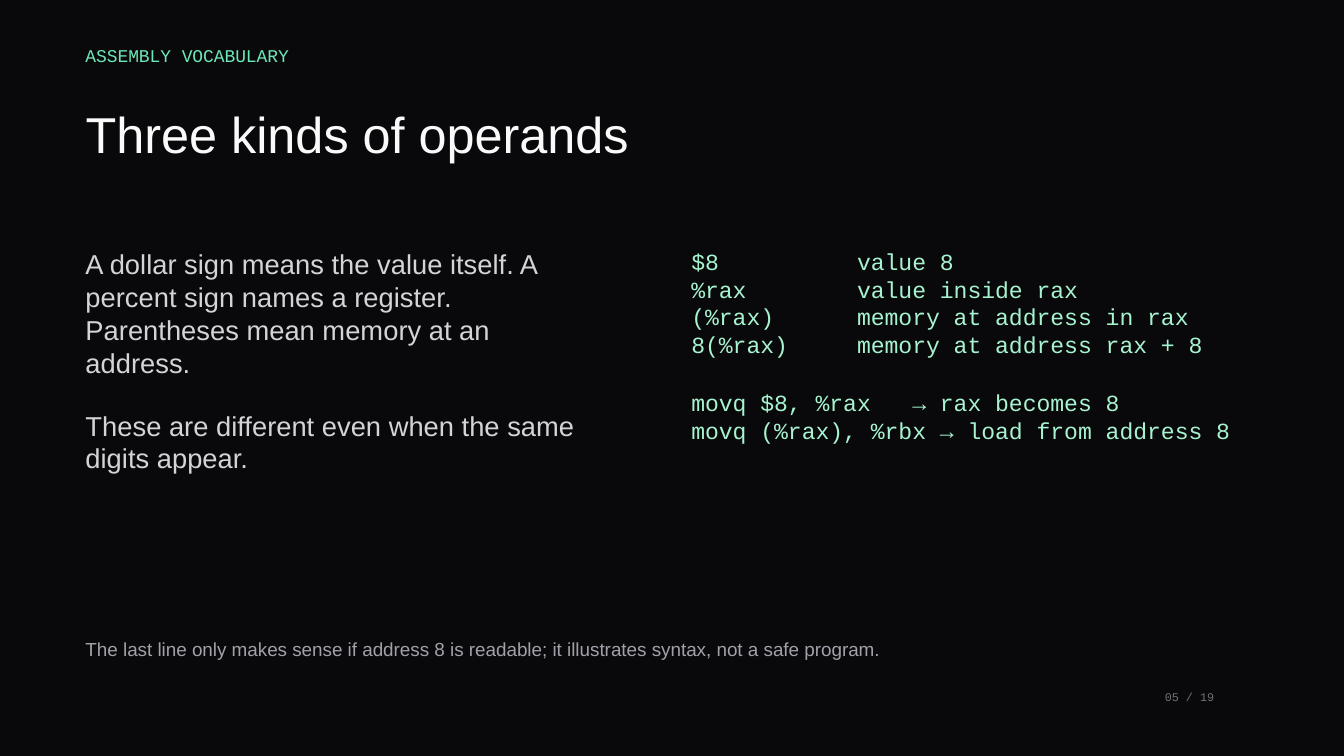
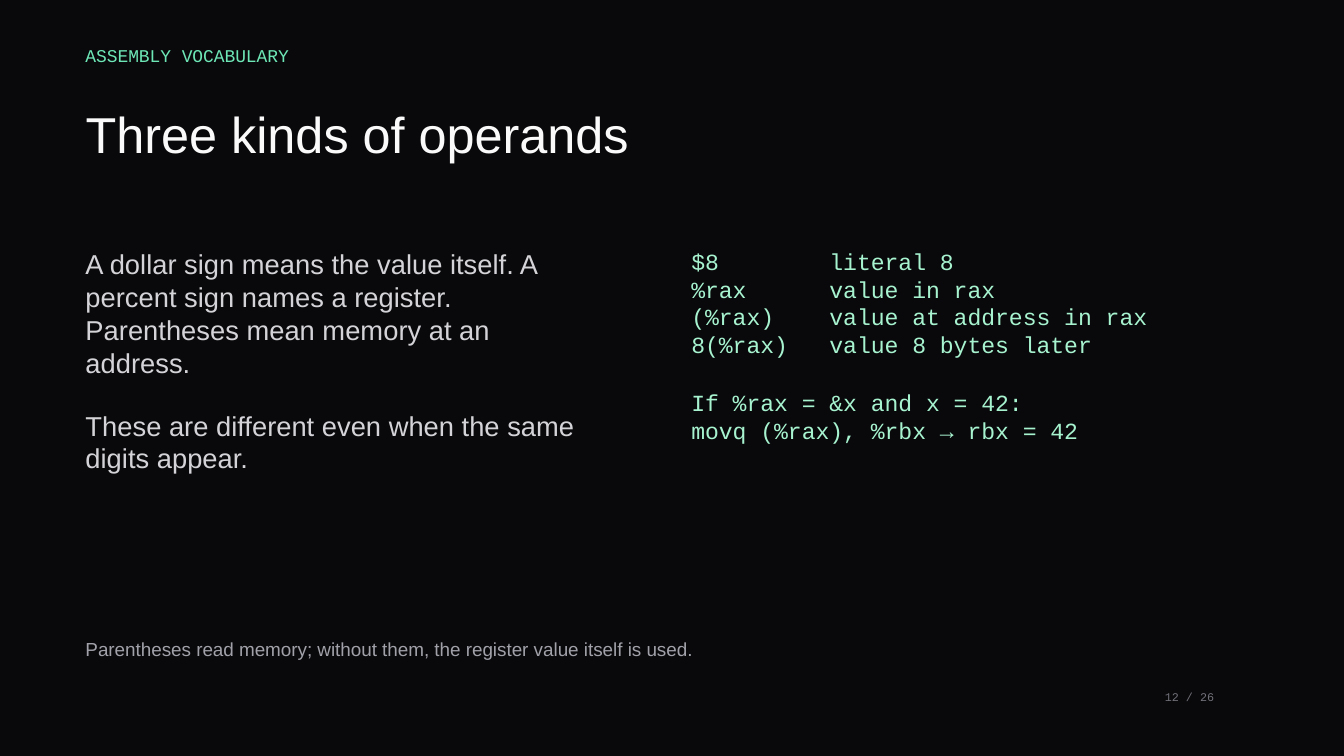
Before and after one commit to xsebby/portfolio, a slide deck: slide 12 of public/presentations/CS211_Recitation_3.pptx (slide 5 before the commit). Drawn at 1344x756 pixels with LibreOffice and Linux fonts; fonts in the diff are those of the drawing. Boxes give left, top, right and bottom in pixels: in the first picture for what was removed or moved away, otherwise in the second. Text is boxed around its words. In the diff, an @@ line names an element or a change of style, - is before the commit and + after.

```diff
--- a/public/presentations/CS211_Recitation_3.pptx
+++ b/public/presentations/CS211_Recitation_3.pptx
@@ text at [691, 253, 1147, 444]: text changed @@
-$8 value 8
-%rax value inside rax
-(%rax) memory at address in rax
-8(%rax) memory at address rax + 8
-movq $8, %rax → rax becomes 8
-movq (%rax), %rbx → load from address 8
+$8 literal 8
+%rax value in rax
+(%rax) value at address in rax
+8(%rax) value 8 bytes later
+If %rax = &x and x = 42:
+movq (%rax), %rbx → rbx = 42
@@ text at [85, 642, 693, 660]: text changed @@
-The last line only makes sense if address 8 is readable; it illustrates syntax, not a safe program.
+Parentheses read memory; without them, the register value itself is used.
@@ text at [1165, 693, 1214, 701]: text changed @@
-05 / 19
+12 / 26
```
Also in this commit, not shown: 16 other slides changed, 9 slides added, 2 slides removed, 4 other files.
